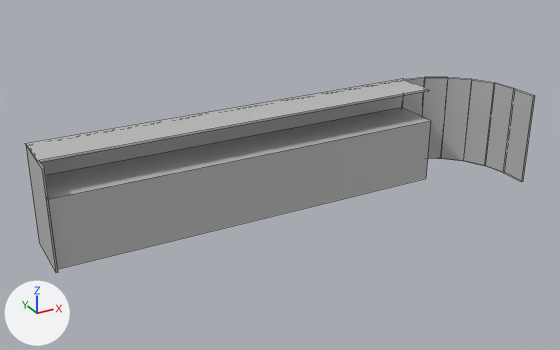
The FBX model Models/Reception Desk/reception_desk.fbx, before and after one commit.
One viewpoint serves both versions: a 50 mm camera at (-4.76, -8.83, 3.97) aimed at (-0.27, -0.66, -0.12). The axes (+X, +Y, +Z) are drawn at lower left. The lights are the same throughout. Mesh edges are drawn as thin lines. Where no turn or scale is listed for an object, it has been applied to the vertices. Vertices at the same position are counted once.

Script lines for the objects in view, before the commit:
```python
me_mesh = bpy.data.meshes.new('Mesh')
me_mesh.from_pydata(...)  # 49 vertices, 34 faces; spans x -3.29..3.29, y -0.75..0.75, z -0.66..0.66
me_mesh.materials.append(mat_lambert1)  # grey #bcbcbc
ob_reception_desk = bpy.data.objects.new('reception_desk', me_mesh)
ob_reception_desk.location = (0.0, -0.75, 0.01)
```
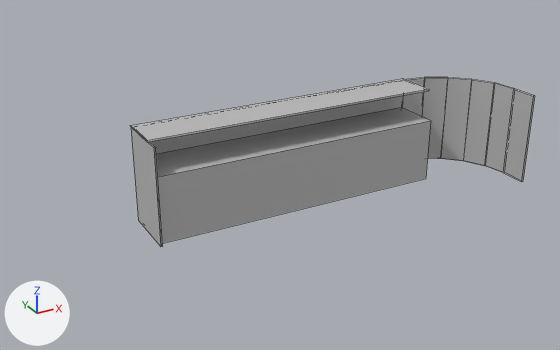
The newer file is also turned or shifted as a whole; pictures and numbers use the older file's frame.

Changed parts and their boxes (x1, y1, x2, y2) in the pictures (560 x 350 px; the box of a moved part takes in the faces that stretch with it):
'reception_desk', reshaped (21% narrower, 13% shorter)
    before: (25, 77, 534, 273)
    after: (131, 77, 534, 247)
part 1 of me_mesh, moved or reshaped
    before: (25, 79, 400, 273)
    after: (131, 79, 400, 247)

What the commit changed:
me_mesh has 49 vertices, 34 faces and spans x -3.29..3.29, y -0.75..0.75, z -0.66..0.66.
me_mesh is used by ob_reception_desk; location (0.0, -0.75, 0.01).
me_mesh part 1: all 14 vertices in x -3.29..-3.26, y -0.06..0.75, z -0.66..0.66 are moved by (1.27, 0.0, 0.0).
